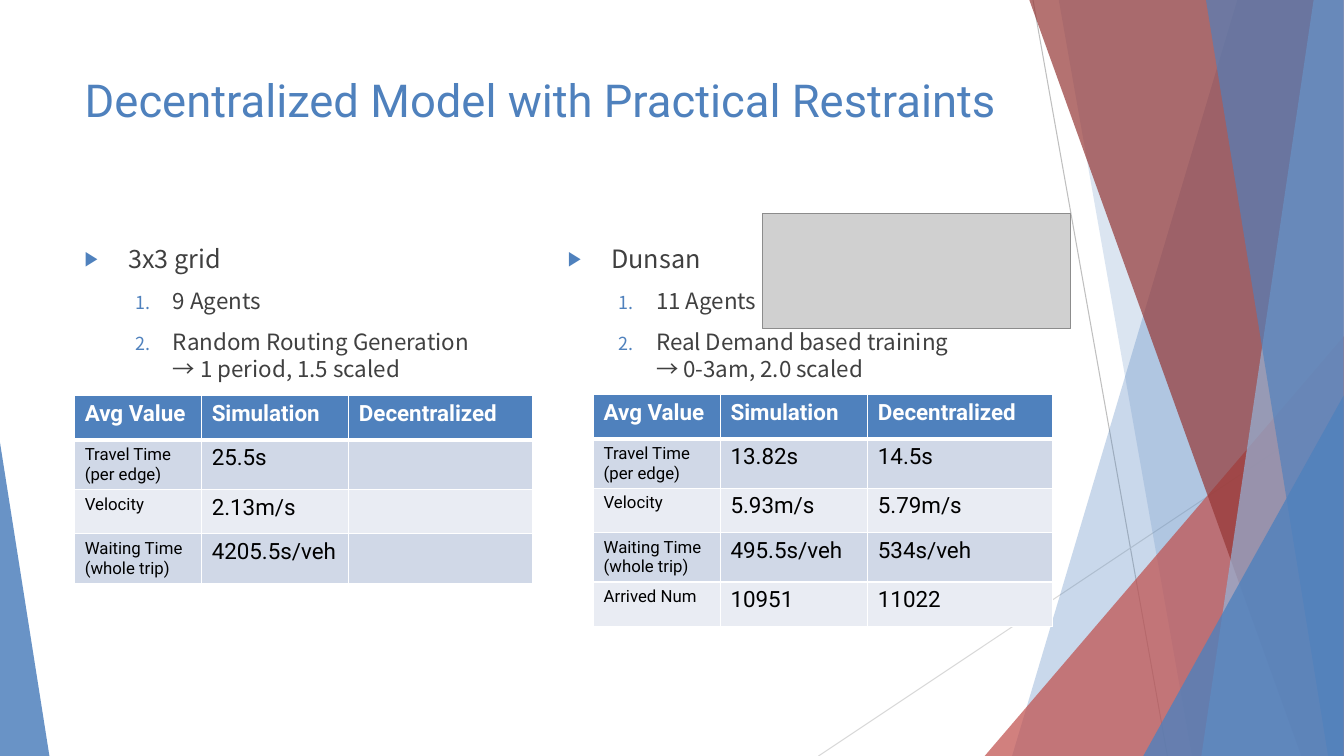
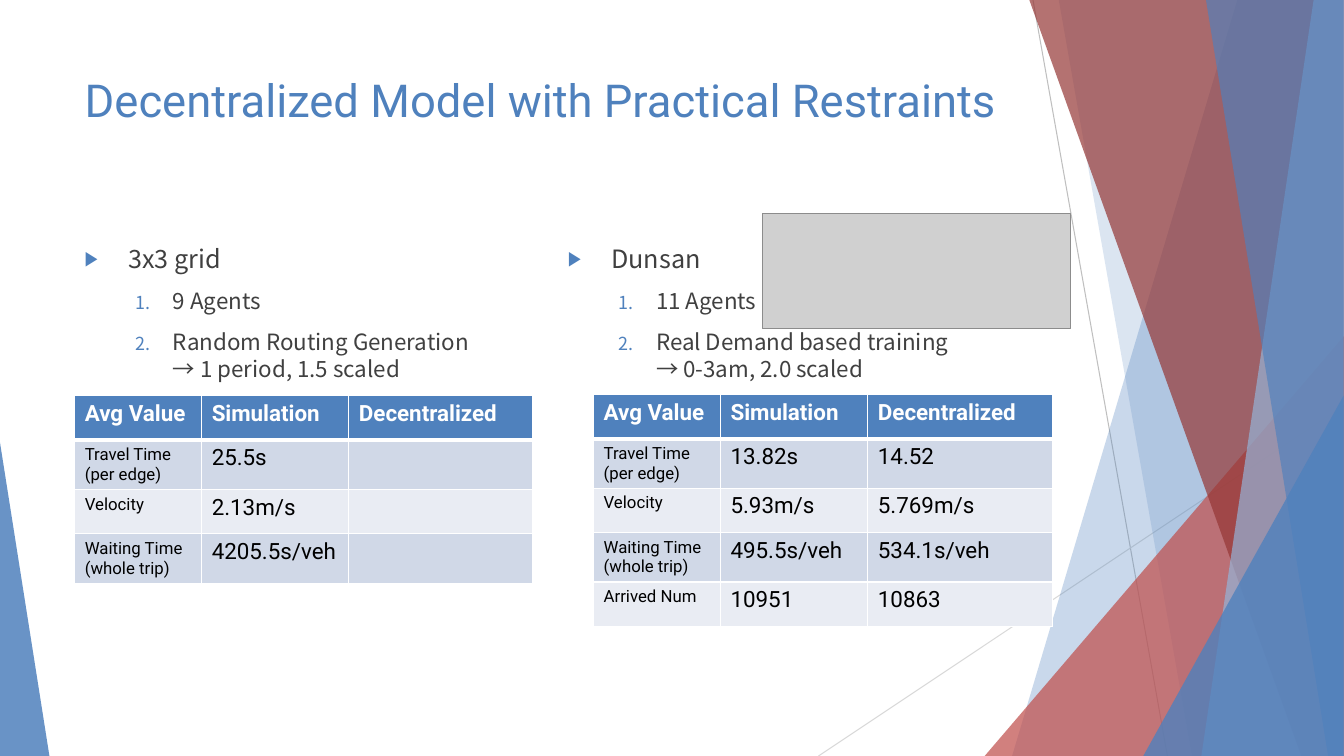
Before and after one commit to 3neutronstar/rl-constraints-traffic, a slide deck: slide 10 of Traffic Optimization Final Speech.pptx. Drawn at 1344x756 pixels with LibreOffice and Linux fonts; fonts in the diff are those of the drawing; grey boxes stand for pictures. Boxes give left, top, right and bottom in pixels: in the first picture for what was removed or moved away, otherwise in the second. Text is boxed around its words. In the diff, an @@ line names an element or a change of style, - is before the commit and + after.

```diff
--- a/Traffic Optimization Final Speech.pptx
+++ b/Traffic Optimization Final Speech.pptx
@@ table at [594, 394, 1053, 628] @@
-row 2, column 3: 14.5s
+row 2, column 3: 14.52
-row 3, column 3: 5.79m/s
+row 3, column 3: 5.769m/s
-row 4, column 3: 534s/veh
+row 4, column 3: 534.1s/veh
-row 5, column 3: 11022
+row 5, column 3: 10863
```
Also in this commit, not shown: 4 other slides changed, 4 slides added, 2 other files.
